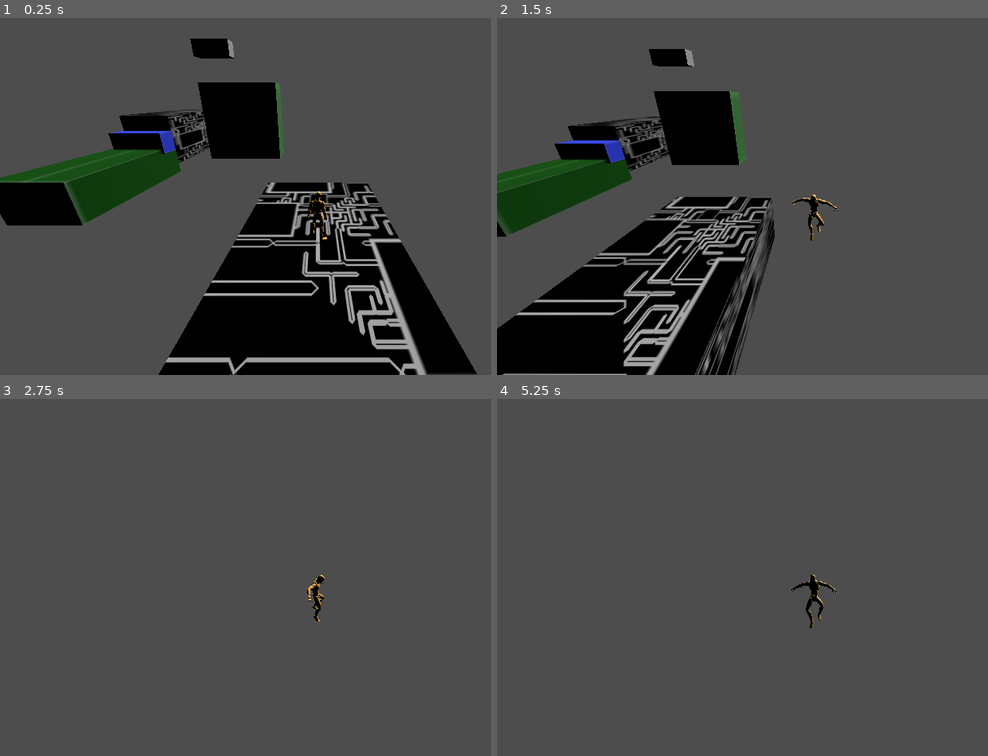
Above: before the commit, frames 1-4 (two rows, left to right).
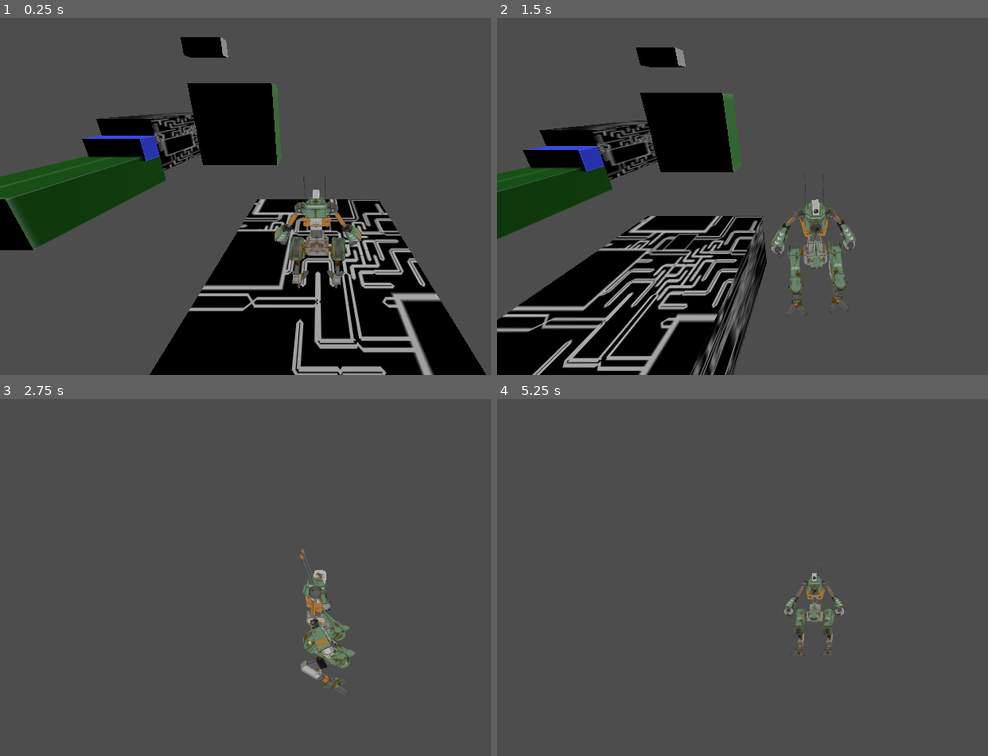
Above: after the commit, the same moments.

Repository: iriake/strata-project
Game: Godot game, scene res://scenes/levels/level_1.tscn
Two runs of this game, one before a commit and one after it. Both use one fixed random seed, a clock stepped at 60 frames per second and the inputs below.
Inputs:
- Up to frame 1 (0.25 s): no input
- Up to frame 2 (1.5 s): hold D (move_right) 0.53-1.28 s; hold Shift (crouch, bound only before the commit) 0.53-1.28 s; tap Space (jump) at 0.77, 1.07 s; tap E (emote, bound only after the commit) at 0.8, 1.35 s; hold S (move_back) from 1.28 s (still down)
- Up to frame 3 (2.75 s): tap Space (jump) at 1.52, 1.55, 1.82, 2.1 s; release S (move_back) at 2.03 s; hold D (move_right) from 2.03 s (still down); hold Shift (crouch, bound only before the commit) from 2.03 s (still down)
- Up to frame 4 (5.25 s): tap Enter at 2.75 s; release Shift (crouch, bound only before the commit) at 2.78 s; tap Tab (change_dimension) at 2.85 s; tap Space (jump) at 3.02, 3.32, 3.5, 3.77, 3.8, 4.07, 4.52, 4.82 s; tap E (emote, bound only after the commit) at 3.05 s; release D (move_right) at 3.53 s; hold Shift (crouch, bound only before the commit) 3.53-4.28 s; hold A (move_left) 3.53-5.03 s; tap Down (move_camera_down) at 4.35 s; tap Shift (crouch, bound only before the commit) at 4.55 s; hold S (move_back) from 5.03 s (still down); hold Left (move_camera_left) from 5.03 s (still down)

The runs differ from the first frame. In frame 1, 17% of the frame differs, in the area x 0-100%, y 5-100%; in frame 2, 17%; in frame 3, 1.5%; in frame 4, 0.9%.

Commit message:
Change player model

Diff:
--- /dev/null
+++ b/assets/sprites/robot_glb/george.gd
@@ -0,0 +1,13 @@
+extends PlayerSkin
+
+func idle():
+	state_machine.travel("Idle")
+
+func move():
+	state_machine.travel("Walk")
+
+func jump():
+	state_machine.travel("Jump")
+
+func dance():
+	state_machine.travel("Dance")
--- a/project.godot
+++ b/project.godot
@@ -23,6 +23,10 @@
 LevelManager="*uid://bp3luwqyl8b4h"
 AudioManager="*uid://dw5kfcwfdxjpj"
 
+[filesystem]
+
+import/blender/enabled=false
+
 [input]
 
 move_left={
@@ -38,11 +42,6 @@
 jump={
 "deadzone": 0.2,
 "events": [Object(InputEventKey,"resource_local_to_scene":false,"resource_name":"","device":-1,"window_id":0,"alt_press …(191 unchanged characters)…
-]
-}
-crouch={
-"deadzone": 0.2,
-"events": [Object(InputEventKey,"resource_local_to_scene":false,"resource_name":"","device":-1,"window_id":0,"alt_pressed":false,"shift_pressed":false,"ctrl_pressed":false,"meta_pressed":false,"pressed":false,"keycode":0,"physical_keycode":4194325,"key_label":0,"unicode":0,"location":0,"echo":false,"script":null)
 ]
 }
 menu={
@@ -96,6 +95,11 @@
 "events": [Object(InputEventKey,"resource_local_to_scene":false,"resource_name":"","device":-1,"window_id":0,"alt_press …(195 unchanged characters)…
 ]
 }
+emote={
+"deadzone": 0.2,
+"events": [Object(InputEventKey,"resource_local_to_scene":false,"resource_name":"","device":-1,"window_id":0,"alt_pressed":false,"shift_pressed":false,"ctrl_pressed":false,"meta_pressed":false,"pressed":false,"keycode":0,"physical_keycode":69,"key_label":0,"unicode":101,"location":0,"echo":false,"script":null)
+]
+}
 
 [physics]
 
--- a/scenes/levels/level_1.tscn
+++ b/scenes/levels/level_1.tscn
@@ -1,9 +1,9 @@
 [gd_scene format=3 uid="uid://c4qc1r0xgkxha"]
 
-[ext_resource type="PackedScene" uid="uid://dfssymksab1fw" path="res://scenes/player/player.tscn" id="1_ksju7"]
 [ext_resource type="Texture2D" uid="uid://dj3h8v3w4wmd2" path="res://assets/textures/circuit_albedo.png" id="1_x42e6"]
 [ext_resource type="Texture2D" uid="uid://bi8p0ht4owspk" path="res://assets/textures/GreyboxTextures/greybox_green_grid.png" id="3_6761a"]
 [ext_resource type="Texture2D" uid="uid://b6ujpjixvoful" path="res://assets/textures/GreyboxTextures/greybox_blue_grid.png" id="4_sk5k4"]
+[ext_resource type="PackedScene" uid="uid://dxiucw3ub32ad" path="res://scenes/player/test_robot.tscn" id="4_x42e6"]
 
 [sub_resource type="BoxShape3D" id="BoxShape3D_bt44k"]
 
@@ -104,9 +104,10 @@
 [node name="MeshInstance3D" type="MeshInstance3D" parent="StaticBody3D8" unique_id=951703012]
 mesh = SubResource("BoxMesh_x42e6")
 
-[node name="Player" parent="." unique_id=344500412 instance=ExtResource("1_ksju7")]
-
 [node name="DirectionalLight3D" type="DirectionalLight3D" parent="." unique_id=736569019]
 transform = Transform3D(0.7071068, 0.5, -0.5, 0, 0.7071068, 0.70710677, 0.7071068, -0.5, 0.5, -10, 10, 10)
 light_energy = 1.5
 sky_mode = 1
+
+[node name="player" parent="." unique_id=921444424 instance=ExtResource("4_x42e6")]
+transform = Transform3D(0.5, 0, 0, 0, 0.5, 0, 0, 0, 0.5, 0, 0, 0)
--- a/scenes/player/player.gd
+++ b/scenes/player/player.gd
@@ -36,7 +36,7 @@
 # --- REFERENCIAS A NODOS (%) ---
 @onready var _camera_pivot: Node3D = %CameraPivot
 @onready var _camera: Camera3D = %Camera3D
-@onready var _skin: Node3D = %UAL1_Standard
+@onready var _skin: Node3D = %George
 
 
 func _unhandled_input(event: InputEvent) -> void:
@@ -241,15 +241,11 @@
 
 	if is_starting_jump:
 		_skin.jump()
-	elif not is_on_floor() and velocity.y < 0:
-		_skin.fall()
 	elif is_on_floor():
-		var is_crouch := Input.is_action_pressed("crouch")
 		var ground_speed := velocity.length()
 
-		if is_crouch:
-			if ground_speed > 0.0: _skin.crouch_move()
-			else: _skin.crouch_idle()
+		if ground_speed > 0.0: _skin.move()
 		else:
-			if ground_speed > 0.0: _skin.move()
-			else: _skin.idle()
+			if Input.is_action_pressed("emote"): _skin.dance()
+			else:
+				_skin.idle()
--- a/scenes/player/player.tscn
+++ b/scenes/player/player.tscn
@@ -1,9 +1,6 @@
-[gd_scene format=3 uid="uid://dfssymksab1fw"]
+[gd_scene format=3 uid="uid://dbaflc7ad8fmw"]
 
 [ext_resource type="PackedScene" uid="uid://be46isol6hfk7" path="res://assets/sprites/Universal Animation Library[Standard]/Unreal-Godot/UAL1_Standard.glb" id="1_4flbx"]
-[ext_resource type="Script" uid="uid://b7lnraob4lau8" path="res://scenes/player/player.gd" id="1_gfjak"]
-[ext_resource type="Script" uid="uid://1hkmippek26d" path="res://assets/sprites/Universal Animation Library[Standard]/Unreal-Godot/ual_1_standard.gd" id="3_gmlin"]
-[ext_resource type="Script" uid="uid://cw4je6ns7d7m5" path="res://scenes/player/camera_pivot.gd" id="4_lvxji"]
 
 [sub_resource type="AnimationNodeAnimation" id="AnimationNodeAnimation_gmlin"]
 animation = &"Crouch_Fwd"
@@ -94,11 +91,9 @@
 [sub_resource type="SphereShape3D" id="SphereShape3D_dovo2"]
 
 [node name="Player" type="CharacterBody3D" unique_id=344500412]
-script = ExtResource("1_gfjak")
 
 [node name="UAL1_Standard" parent="." unique_id=843398248 instance=ExtResource("1_4flbx")]
 unique_name_in_owner = true
-script = ExtResource("3_gmlin")
 
 [node name="AnimationTree" type="AnimationTree" parent="UAL1_Standard" unique_id=1832677600]
 tree_root = SubResource("AnimationNodeBlendTree_p47bc")
@@ -111,7 +106,6 @@
 [node name="CameraPivot" type="Node3D" parent="." unique_id=2141107738]
 unique_name_in_owner = true
 transform = Transform3D(1, 0, 0, 0, 0.91874987, -0.39484006, 0, 0.39484006, 0.91874987, 0, 1.619272, 0)
-script = ExtResource("4_lvxji")
 
 [node name="SpringArm3D" type="SpringArm3D" parent="CameraPivot" unique_id=2083594566]
 transform = Transform3D(-1, 0, -8.742278e-08, 0, 1, 0, 8.742278e-08, 0, -1, 0, 0, 0)
--- /dev/null
+++ b/scenes/player/test_robot.tscn
@@ -0,0 +1,92 @@
+[gd_scene format=3 uid="uid://dxiucw3ub32ad"]
+
+[ext_resource type="PackedScene" uid="uid://2vn1ksytnric" path="res://assets/sprites/robot_glb/George.glb" id="1_mvket"]
+[ext_resource type="Script" uid="uid://b7lnraob4lau8" path="res://scenes/player/player.gd" id="1_qp52m"]
+[ext_resource type="Script" uid="uid://cn3eai57hnuh1" path="res://assets/sprites/robot_glb/george.gd" id="2_8ra2g"]
+[ext_resource type="Script" uid="uid://cw4je6ns7d7m5" path="res://scenes/player/camera_pivot.gd" id="4_cgpoq"]
+
+[sub_resource type="CapsuleShape3D" id="CapsuleShape3D_mvket"]
+radius = 0.5722656
+height = 5.5531006
+
+[sub_resource type="AnimationNodeAnimation" id="AnimationNodeAnimation_8ra2g"]
+animation = &"Dance"
+
+[sub_resource type="AnimationNodeAnimation" id="AnimationNodeAnimation_wkm1j"]
+animation = &"Idle"
+
+[sub_resource type="AnimationNodeAnimation" id="AnimationNodeAnimation_qp52m"]
+animation = &"Jump"
+
+[sub_resource type="AnimationNodeAnimation" id="AnimationNodeAnimation_cgpoq"]
+animation = &"Walk"
+
+[sub_resource type="AnimationNodeStateMachineTransition" id="AnimationNodeStateMachineTransition_k8feu"]
+
+[sub_resource type="AnimationNodeStateMachineTransition" id="AnimationNodeStateMachineTransition_eghdg"]
+
+[sub_resource type="AnimationNodeStateMachineTransition" id="AnimationNodeStateMachineTransition_yb6ik"]
+
+[sub_resource type="AnimationNodeStateMachineTransition" id="AnimationNodeStateMachineTransition_eum0r"]
+
+[sub_resource type="AnimationNodeStateMachineTransition" id="AnimationNodeStateMachineTransition_4t2di"]
+switch_mode = 2
+
+[sub_resource type="AnimationNodeStateMachineTransition" id="AnimationNodeStateMachineTransition_xmgfm"]
+switch_mode = 2
+
+[sub_resource type="AnimationNodeStateMachineTransition" id="AnimationNodeStateMachineTransition_jgg4d"]
+
+[sub_resource type="AnimationNodeStateMachineTransition" id="AnimationNodeStateMachineTransition_4nvta"]
+
+[sub_resource type="AnimationNodeStateMachineTransition" id="AnimationNodeStateMachineTransition_ihguf"]
+
+[sub_resource type="AnimationNodeStateMachineTransition" id="AnimationNodeStateMachineTransition_gspch"]
+
+[sub_resource type="AnimationNodeStateMachineTransition" id="AnimationNodeStateMachineTransition_f1a3x"]
+
+[sub_resource type="AnimationNodeStateMachine" id="AnimationNodeStateMachine_ejxti"]
+states/Dance/node = SubResource("AnimationNodeAnimation_8ra2g")
+states/Dance/position = Vector2(590.416, 117.119995)
+states/Idle/node = SubResource("AnimationNodeAnimation_wkm1j")
+states/Idle/position = Vector2(370.41602, -17.6)
+states/Jump/node = SubResource("AnimationNodeAnimation_qp52m")
+states/Jump/position = Vector2(590, -6.4000015)
+states/Start/position = Vector2(207.2, 68.159996)
+states/Walk/node = SubResource("AnimationNodeAnimation_cgpoq")
+states/Walk/position = Vector2(370.55682, 117.6)
+transitions = ["Start", "Idle", SubResource("AnimationNodeStateMachineTransition_k8feu"), "Idle", "Walk", SubResource("AnimationNodeStateMachineTransition_eghdg"), "Idle", "Jump", SubResource("AnimationNodeStateMachineTransition_yb6ik"), "Walk", "Jump", SubResource("AnimationNodeStateMachineTransition_eum0r"), "Jump", "Idle", SubResource("AnimationNodeStateMachineTransition_4t2di"), "Jump", "Walk", SubResource("AnimationNodeStateMachineTransition_xmgfm"), "Walk", "Idle", SubResource("AnimationNodeStateMachineTransition_jgg4d"), "Walk", "Dance", SubResource("AnimationNodeStateMachineTransition_4nvta"), "Dance", "Walk", SubResource("AnimationNodeStateMachineTransition_ihguf"), "Idle", "Dance", SubResource("AnimationNodeStateMachineTransition_gspch"), "Dance", "Idle", SubResource("AnimationNodeStateMachineTransition_f1a3x")]
+graph_offset = Vector2(37, -54)
+
+[sub_resource type="AnimationNodeBlendTree" id="AnimationNodeBlendTree_ultgi"]
+graph_offset = Vector2(-287.4996, 74.68307)
+nodes/StateMachine/node = SubResource("AnimationNodeStateMachine_ejxti")
+nodes/StateMachine/position = Vector2(96, 144)
+node_connections = [&"output", 0, &"StateMachine"]
+
+[node name="player" type="CharacterBody3D" unique_id=921444424]
+script = ExtResource("1_qp52m")
+
+[node name="CollisionShape3D" type="CollisionShape3D" parent="." unique_id=588879690]
+transform = Transform3D(1, 0, 0, 0, 1, 0, 0, 0, 1, 0, 2.7857056, 0)
+shape = SubResource("CapsuleShape3D_mvket")
+
+[node name="George" parent="." unique_id=999814062 instance=ExtResource("1_mvket")]
+unique_name_in_owner = true
+script = ExtResource("2_8ra2g")
+
+[node name="AnimationTree" type="AnimationTree" parent="George" unique_id=506169680]
+tree_root = SubResource("AnimationNodeBlendTree_ultgi")
+anim_player = NodePath("../AnimationPlayer")
+
+[node name="CameraPivot" type="Node3D" parent="." unique_id=2000226128]
+unique_name_in_owner = true
+transform = Transform3D(1, 0, 0, 0, 0.9252097, -0.37945616, 0, 0.37945616, 0.9252097, 0, 5.246357, 0)
+script = ExtResource("4_cgpoq")
+
+[node name="Camera3D" type="Camera3D" parent="CameraPivot" unique_id=1569288678]
+unique_name_in_owner = true
+transform = Transform3D(-1, 0, -8.742278e-08, 0, 1, 0, 8.742278e-08, 0, -1, 0, 0, -10)
+current = true
+
+[editable path="George"]
--- a/scenes/player/tryout_player.tscn
+++ b/scenes/player/tryout_player.tscn
@@ -1,6 +1,6 @@
 [gd_scene format=3 uid="uid://c0j1vg5j3ctf6"]
 
-[ext_resource type="PackedScene" uid="uid://dfssymksab1fw" path="res://scenes/player/player.tscn" id="2_tb7nl"]
+[ext_resource type="PackedScene" uid="uid://dxiucw3ub32ad" path="res://scenes/player/test_robot.tscn" id="1_dvchg"]
 
 [sub_resource type="BoxShape3D" id="BoxShape3D_ouw7l"]
 size = Vector3(100, 1, 100)
@@ -14,8 +14,7 @@
 transform = Transform3D(-0.8660254, -0.43301278, 0.25, 0, 0.49999997, 0.86602545, -0.50000006, 0.75, -0.43301266, 0, 50, 0)
 shadow_enabled = true
 
-[node name="Player" parent="." unique_id=344500412 instance=ExtResource("2_tb7nl")]
-transform = Transform3D(1, 0, 0, 0, 1, 0, 0, 0, 1, 0, 0.500746, 0)
+[node name="player" parent="." unique_id=921444424 instance=ExtResource("1_dvchg")]
 
 [node name="RigidBody3D" type="StaticBody3D" parent="." unique_id=614867499]
 
Binary file added: assets/sprites/robot_glb/George.glb
Not shown, added: assets/sprites/robot_glb/George.glb.import
Binary file added: assets/sprites/robot_glb/George_George_Texture.png
Not shown, added: assets/sprites/robot_glb/George_George_Texture.png.import
Not shown, added: assets/sprites/robot_glb/george.gd.uid
